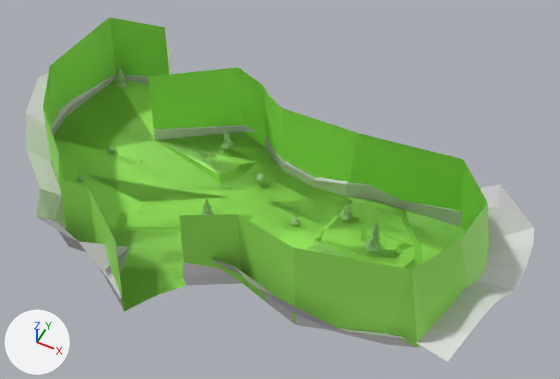
A saved change to the FBX model fbx/11.fbx.
Camera for both pictures: a 50 mm camera at (0.011, 4.31, 1.562) aimed at (-0.563, 5.459, 0.127). Arrows for +X, +Y and +Z are at lower left; the lights stay in place. Where no turn or scale is listed for an object, it has been applied to the vertices.

Names of what the first picture shows: 'level11', 'simple'.
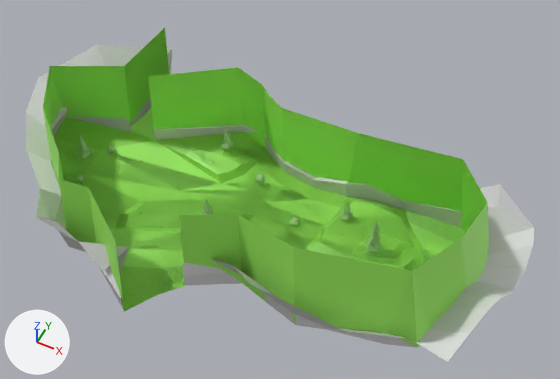
Patch to the scene script:
```diff
--- a/fbx/11.fbx.py
+++ b/fbx/11.fbx.py
@@ me_simple_ncl1_1 @@
 me_simple_ncl1_1.from_pydata(...)  # 166 vertices, 176 faces; spans x -0.733..0.536, y -0.402..0.311, z -0.007..0.307
 # used by ob_simple; location = (-0.573, 5.446, -0.009)
-me_simple_ncl1_1.vertices[69].co = (-0.663, 0.26, 0.053)  # pixel (116, 78)
-me_simple_ncl1_1.vertices[157].co = (-0.627, 0.24, 0.298)  # pixel (109, 17)
+# me_simple_ncl1_1 part 1
+me_simple_ncl1_1.vertices[69].co = (-0.507, 0.104, 0.053)  # pixel (130, 126)
+me_simple_ncl1_1.vertices[157].co = (-0.471, 0.084, 0.298)  # pixel (124, 66)
 me_simple_ncl1_1.materials.append(mat_grass)
@@ me_level11_ncl1_1 @@
 me_level11_ncl1_1.from_pydata(...)  # 688 vertices, 697 faces; spans x -0.719..0.719, y -0.377..0.377, z -0.096..0.096
 # used by ob_level11; location = (-0.673, 5.421, 0.08)
-me_level11_ncl1_1.vertices[69].co = (-0.563, 0.285, -0.036)  # pixel (116, 78)
-me_level11_ncl1_1.vertices[165].co = (-0.56, 0.284, -0.02)  # pixel (116, 74)
+# me_level11_ncl1_1 part 2: the loose piece of 51 vertices spanning x -0.55..-0.509, y 0.248..0.288, z -0.042..0.045 is moved by (0.043, -0.258, -0.037)
+# me_level11_ncl1_1 part 3
+me_level11_ncl1_1.vertices[69].co = (-0.406, 0.125, -0.054)  # pixel (131, 132)
+me_level11_ncl1_1.vertices[165].co = (-0.408, 0.126, 0.005)  # pixel (127, 116)
 me_level11_ncl1_1.materials.append(mat_grass2)
```

What differs and where, as boxes [x1, y1, x2, y2] in the pictures (560 x 379 px; the box of a moved part takes in the faces that stretch with it):
'simple', reshaped
    before: [43, 17, 489, 348]
    after: [43, 28, 489, 348]
'level11', reshaped
    before: [26, 48, 535, 362]
    after: [26, 45, 535, 362]
part 1 of me_simple_ncl1_1, moved or reshaped
    before: [50, 17, 169, 149]
    after: [50, 28, 169, 148]
part 2 of me_level11_ncl1_1, moved or reshaped
    before: [115, 64, 129, 89]
    after: [77, 134, 91, 158]
part 3 of me_level11_ncl1_1, moved or reshaped
    before: [39, 48, 172, 150]
    after: [39, 45, 172, 150]
